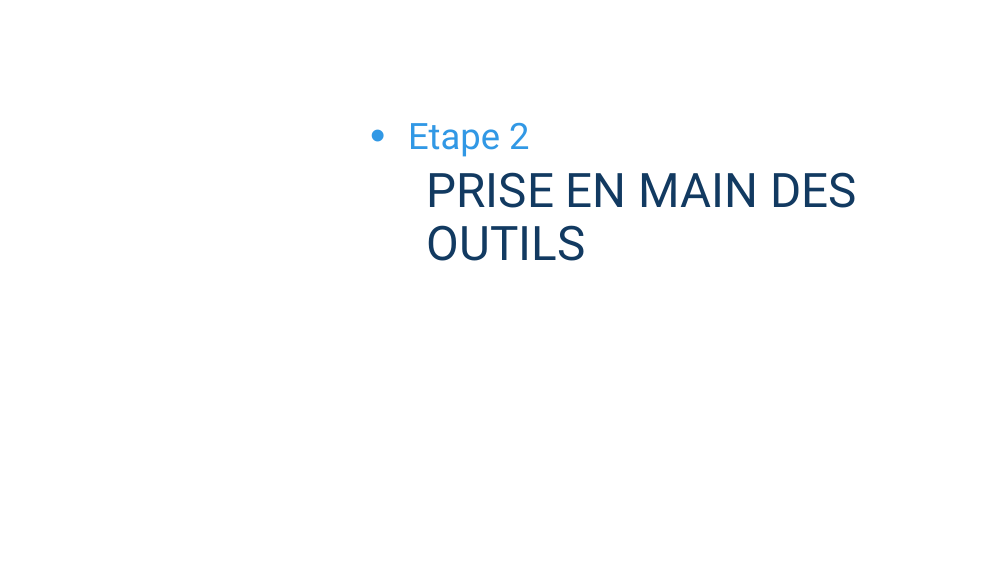
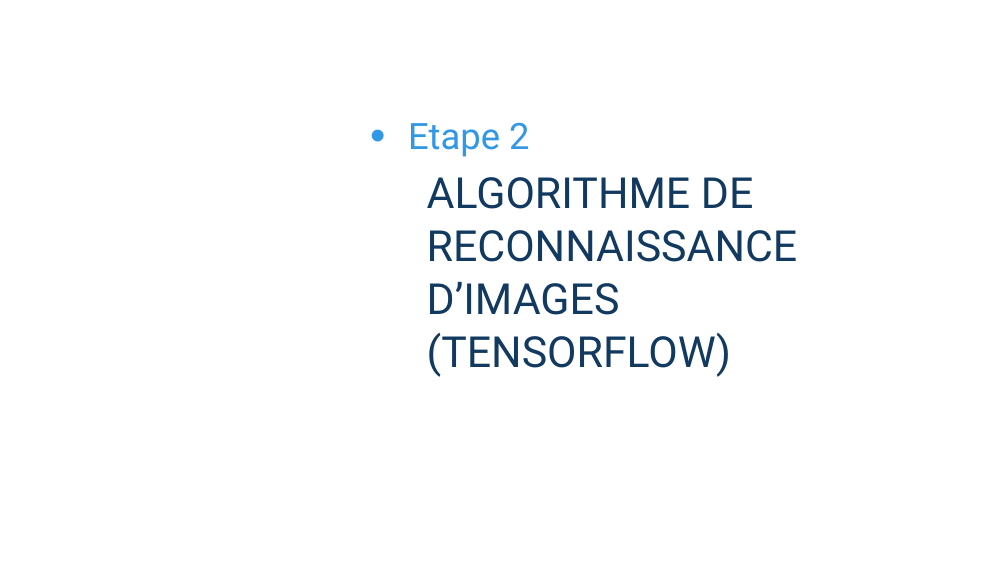
Before and after one commit to marc0bill/RobotMT, a slide deck: slide 4 of Trucs_utiles/Presentation/Projet SE3A.pptx (slide 5 before the commit). Drawn at 1008x567 pixels with LibreOffice and Linux fonts; fonts in the diff are those of the drawing; background and template pictures are left out. Boxes give left, top, right and bottom in pixels: in the first picture for what was removed or moved away, otherwise in the second. Text is boxed around its words. In the diff, an @@ line names an element or a change of style, - is before the commit and + after.

```diff
--- a/Trucs_utiles/Presentation/Projet SE3A.pptx
+++ b/Trucs_utiles/Presentation/Projet SE3A.pptx
@@ title at (427,177,798,377): text changed; size 34 to 30.6 pt @@
-PRISE EN MAIN DES OUTILS
+ALGORITHME DE RECONNAISSANCE D’IMAGES (TENSORFLOW)
```
Also in this commit, not shown: 3 other slides changed, 5 slides added, 1 slide removed.
